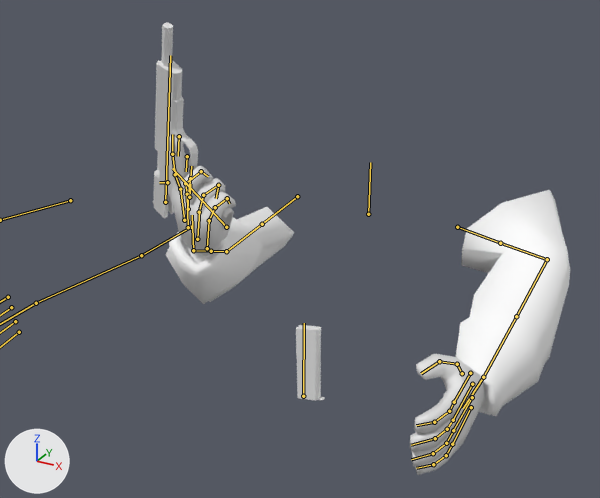
What one commit did to the Blender file Assets/Models/PistolAnimations4.blend.
Camera for both pictures: a 50 mm camera at (12.2, -23.5, 13.4) aimed at (0.8, -2.8, 3.1). Lighting does not change. The marker at lower left points along +X, +Y and +Z. Both versions are drawn at frame 565 of the action 'HardBallerAction'; the numbers are the values there. The bones that bend it are drawn over the model as lines.

Objects in the first picture: 'Cargador', 'Corredera', 'Cube', 'Cube.001', 'Cube.003', 'Cuerpo', 'Gatillo', 'hand.R'.
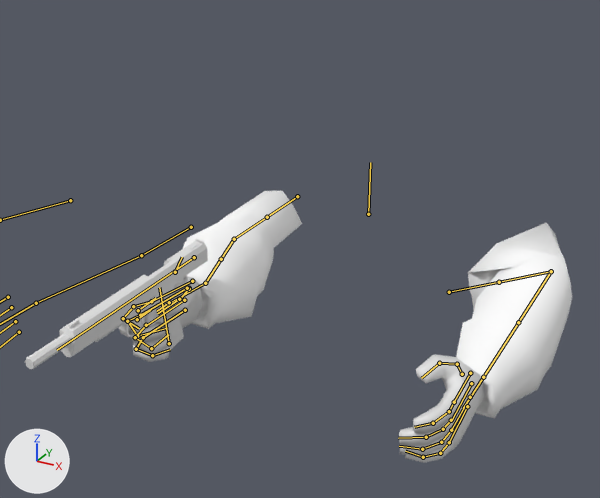
Pixel boxes [x1, y1, x2, y2] of what changed, in the pictures (600 x 498 px):
'Cube', posed (13% shorter)
    before: [456, 190, 570, 416]
    after: [456, 222, 572, 418]
'Cube.003', posed
    before: [165, 207, 294, 304]
    after: [183, 191, 302, 329]
'hand.R', posed
    before: [167, 134, 236, 256]
    after: [128, 276, 202, 362]
'Corredera', posed (384% wider, 25% shorter)
    before: [152, 60, 182, 218]
    after: [59, 239, 208, 357]
'Cube.001', posed (13% wider, 11% shorter)
    before: [410, 354, 484, 475]
    after: [399, 355, 483, 463]
'Cuerpo', posed (122% wider, 57% shorter)
    before: [161, 23, 234, 241]
    after: [25, 275, 188, 369]
'Cargador', posed (not visible afterwards)
    before: [296, 325, 325, 401]
'Gatillo', posed
    before: [185, 154, 190, 168]
    after: [136, 311, 146, 327]
'Seguro', posed (not visible before)
    after: [137, 296, 157, 314]
'Recámara', posed
    before: [155, 170, 159, 177]
    after: [164, 260, 170, 265]
bone 'Cargador', root to tip
    before: (303, 396) to (304, 323)
    after: (169, 343) to (159, 287)

What changed in the scene script:
```text
Change bone_cargador:
    where bone_cargador = bpy.data.objects['HardBaller'].pose.bones['Cargador']
    bone_cargador.location: (-0.47, -7.56, 10.01) -> (0.0, 0.0, 0.0)
    bone_cargador.rotation_quaternion: (0.0, -0.148, -0.989, 0.0) -> (1.0, 0.0, 0.0, 0.0)  # degrees (0, -180, -17) -> degrees (0, 0, 0)
Change bone_upper_arm_ik_l:
    where bone_upper_arm_ik_l = bpy.data.objects['rig'].pose.bones['upper_arm_ik.L']  # child of 'MCH-upper_arm_ik_swing.L'
    bone_upper_arm_ik_l.location: (0.0, 0.0, 0.0) -> (0.71, 2.18, 1.04)
Change bone_thumb_01_l_001:
    where bone_thumb_01_l_001 = bpy.data.objects['rig'].pose.bones['thumb.01.L.001']  # child of 'thumb.02.L.001'
    bone_thumb_01_l_001.location: (0.0, 0.0, 0.0) -> (-0.01, -0.01, 0.03)
Change bone_f_middle_01_l:
    where bone_f_middle_01_l = bpy.data.objects['rig'].pose.bones['f_middle.01.L']  # child of 'MCH-f_middle.01_drv.L'
    bone_f_middle_01_l.location: (0.0, 0.0, 0.0) -> (0.01, 0.01, 0.03)
    bone_f_middle_01_l.rotation_quaternion: (1.0, 0.0, 0.0, 0.0) -> (0.989, 0.062, 0.052, -0.032)  # degrees (0, 0, 0) -> degrees (7, 6, -3)
Change bone_f_middle_02_l:
    where bone_f_middle_02_l = bpy.data.objects['rig'].pose.bones['f_middle.02.L']  # child of 'MCH-f_middle.02_drv.L'
    bone_f_middle_02_l.rotation_quaternion: (1.0, 0.0, 0.0, 0.0) -> (0.985, 0.083, -0.003, -0.009)  # degrees (0, 0, 0) -> degrees (10, 0, -1)
Change bone_f_middle_03_l:
    where bone_f_middle_03_l = bpy.data.objects['rig'].pose.bones['f_middle.03.L']  # child of 'MCH-f_middle.03_drv.L'
    bone_f_middle_03_l.rotation_quaternion: (1.0, 0.0, 0.0, 0.0) -> (0.985, 0.083, -0.003, -0.009)  # degrees (0, 0, 0) -> degrees (10, 0, -1)
Change bone_f_ring_01_l:
    where bone_f_ring_01_l = bpy.data.objects['rig'].pose.bones['f_ring.01.L']  # child of 'MCH-f_ring.01_drv.L'
    bone_f_ring_01_l.rotation_quaternion: (1.0, 0.0, 0.0, 0.0) -> (0.993, 0.057, 0.011, -0.008)  # degrees (0, 0, 0) -> degrees (7, 1, -1)
Change bone_f_ring_02_l:
    where bone_f_ring_02_l = bpy.data.objects['rig'].pose.bones['f_ring.02.L']  # child of 'MCH-f_ring.02_drv.L'
    bone_f_ring_02_l.rotation_quaternion: (1.0, 0.0, 0.0, 0.0) -> (0.969, 0.118, 0.0, 0.0)  # degrees (0, 0, 0) -> degrees (14, 0, 0)
Change bone_f_ring_03_l:
    where bone_f_ring_03_l = bpy.data.objects['rig'].pose.bones['f_ring.03.L']  # child of 'MCH-f_ring.03_drv.L'
    bone_f_ring_03_l.rotation_quaternion: (1.0, 0.0, 0.0, 0.0) -> (0.969, 0.118, 0.0, 0.0)  # degrees (0, 0, 0) -> degrees (14, 0, 0)
Change bone_f_pinky_01_l:
    where bone_f_pinky_01_l = bpy.data.objects['rig'].pose.bones['f_pinky.01.L']  # child of 'MCH-f_pinky.01_drv.L'
    bone_f_pinky_01_l.rotation_quaternion: (1.0, 0.0, 0.0, 0.0) -> (0.991, 0.064, 0.02, -0.005)  # degrees (0, 0, 0) -> degrees (7, 2, 0)
Change bone_f_pinky_02_l:
    where bone_f_pinky_02_l = bpy.data.objects['rig'].pose.bones['f_pinky.02.L']  # child of 'MCH-f_pinky.02_drv.L'
    bone_f_pinky_02_l.rotation_quaternion: (1.0, 0.0, 0.0, 0.0) -> (0.957, 0.137, 0.0, 0.0)  # degrees (0, 0, 0) -> degrees (16, 0, 0)
Change bone_f_pinky_03_l:
    where bone_f_pinky_03_l = bpy.data.objects['rig'].pose.bones['f_pinky.03.L']  # child of 'MCH-f_pinky.03_drv.L'
    bone_f_pinky_03_l.rotation_quaternion: (1.0, 0.0, 0.0, 0.0) -> (0.957, 0.138, 0.0, 0.0)  # degrees (0, 0, 0) -> degrees (16, 0, 0)
Change bone_palm_l:
    where bone_palm_l = bpy.data.objects['rig'].pose.bones['palm.L']  # child of 'DEF-hand.L'
    bone_palm_l.location: (0.0, 0.0, 0.0) -> (-0.08, -0.02, 0.09)
Change bone_upper_arm_ik_r:
    where bone_upper_arm_ik_r = bpy.data.objects['rig'].pose.bones['upper_arm_ik.R']  # child of 'MCH-upper_arm_ik_swing.R'
    bone_upper_arm_ik_r.rotation_euler: (0.0, 1.047, 0.0) -> (0.0, 0.681, 0.0)  # degrees (0, 60, 0) -> degrees (0, 39, 0)
Change bone_f_index_01_r:
    where bone_f_index_01_r = bpy.data.objects['rig'].pose.bones['f_index.01.R']  # child of 'MCH-f_index.01_drv.R'
    bone_f_index_01_r.rotation_quaternion: (0.995, -0.038, 0.008, -0.093) -> (0.997, -0.058, -0.007, -0.044)  # degrees (-4, 0, -11) -> degrees (-7, -1, -5)
Change bone_f_index_02_r:
    where bone_f_index_02_r = bpy.data.objects['rig'].pose.bones['f_index.02.R']  # child of 'MCH-f_index.02_drv.R'
    bone_f_index_02_r.rotation_quaternion: (1.0, 0.0, 0.0, 0.0) -> (0.991, 0.13, -0.004, 0.017)  # degrees (0, 0, 0) -> degrees (15, -1, 2)
Change bone_f_index_03_r:
    where bone_f_index_03_r = bpy.data.objects['rig'].pose.bones['f_index.03.R']  # child of 'MCH-f_index.03_drv.R'
    bone_f_index_03_r.rotation_quaternion: (0.92, -0.391, 0.0, 0.0) -> (0.994, 0.107, 0.0, 0.0)  # degrees (-46, 0, 0) -> degrees (12, 0, 0)
Change bone_hand_ik_r:
    where bone_hand_ik_r = bpy.data.objects['rig'].pose.bones['hand_ik.R']  # child of 'MCH-hand_ik.parent.R'
    bone_hand_ik_r.location: (-0.41, -2.14, -0.39) -> (-0.27, -0.6, 1.13)
    bone_hand_ik_r.rotation_euler: (0.192, 1.012, -1.03) -> (-0.157, -0.349, 0.0873)  # degrees (11, 58, -59) -> degrees (-9, -20, 5)
```
